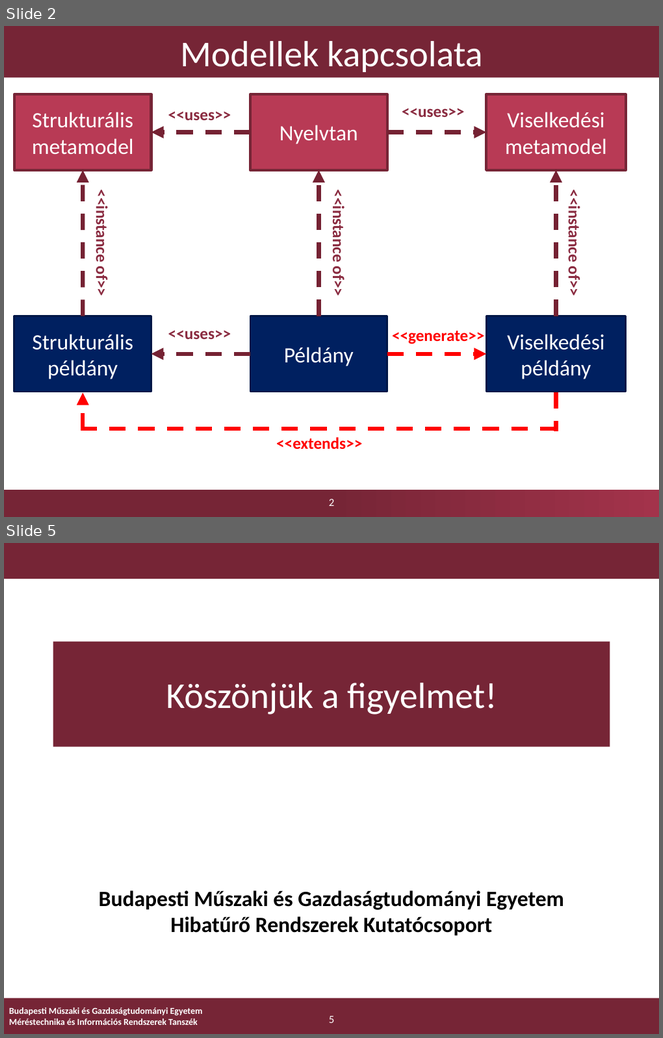
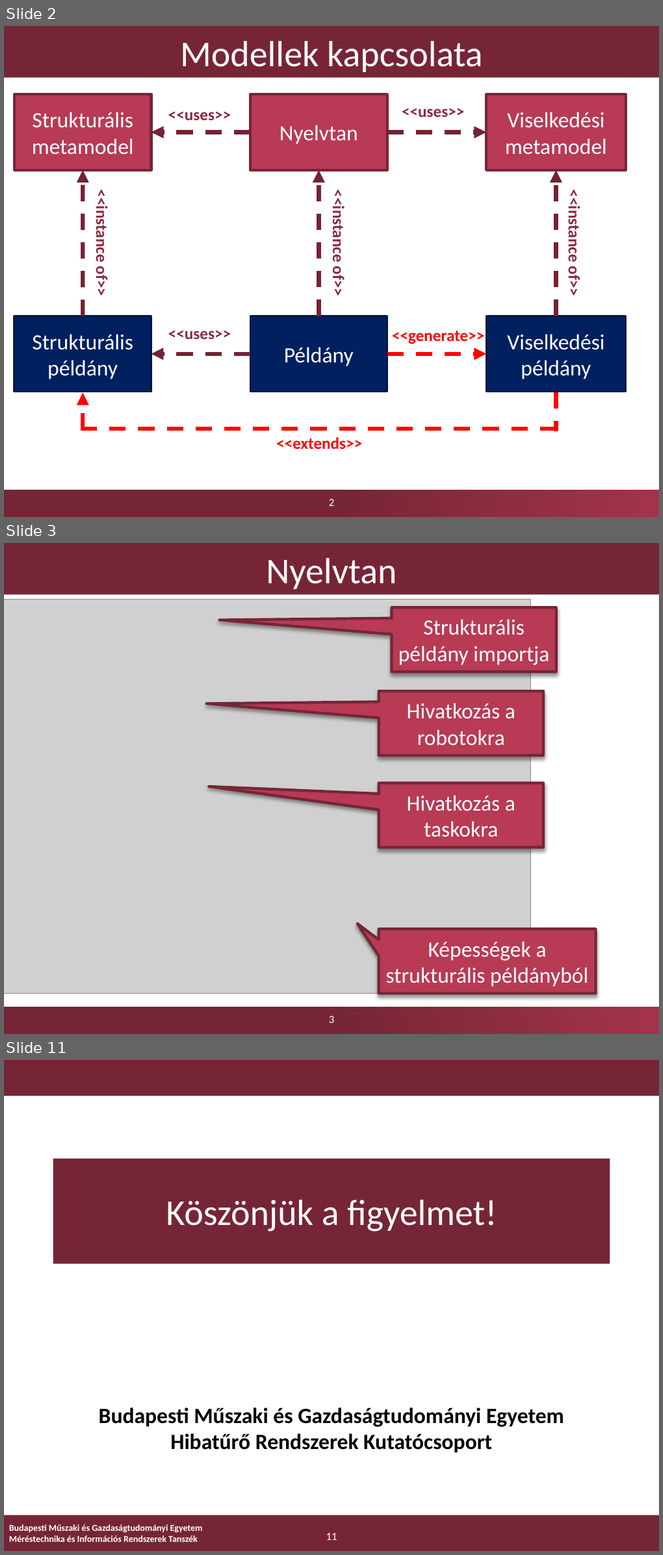
Before and after one commit to FTSRG-MDSD/MDSD-2016-ztz, a slide deck: doc/prezi/hw2/ztz-presentation.pptx. Shown one above the other, each under a label of ours: slides 2 and 5 before the commit, slides 2, 3 and 11 after it; the slides between them are not shown. The pictures are 663x1038 and 663x1555 pixels, drawn with LibreOffice and Linux fonts; fonts in the diff are those of the drawing; grey boxes stand for pictures; background and template pictures are left out. Boxes give left, top, right and bottom in pixels: in the first picture for what was removed or moved away, otherwise in the second. Text is boxed around its words. In the diff, an @@ line names an element or a change of style, - is before the commit and + after.

```diff
--- a/doc/prezi/hw2/ztz-presentation.pptx
+++ b/doc/prezi/hw2/ztz-presentation.pptx
@@ slide 3 added at [4, 543, 659, 1034], background #FFFFFF; not listed: 1 template element that a slide beside it also shows @@
@@ title added at [4, 543, 659, 595], fill #762536, 40 pt, text #FFFFFF @@
+Nyelvtan
@@ picture added at [4, 600, 530, 994] @@
@@ speech box added at [392, 607, 556, 672], fill #B83A55, outline #762536 3 pt, 24 pt, text #FFFFFF @@
+Strukturális példány importja
@@ speech box added at [379, 691, 544, 756], fill #B83A55, outline #762536 3 pt, 24 pt, text #FFFFFF @@
+Hivatkozás a robotokra
@@ speech box added at [379, 783, 544, 848], fill #B83A55, outline #762536 3 pt, 24 pt, text #FFFFFF @@
+Hivatkozás a taskokra
@@ speech box added at [379, 930, 596, 994], fill #B83A55, outline #762536 3 pt, 24 pt, text #FFFFFF @@
+Képességek a strukturális példányból
@@ page number added at [329, 1016, 334, 1023], 12 pt, text #FFFFFF @@
+3
@@ what was slide 5 is now slide 11 @@
@@ page number at [326, 1533, 337, 1540]: text changed @@
-5
+11
```
Also in this commit, not shown: 7 other slides added, 2 slides removed.
